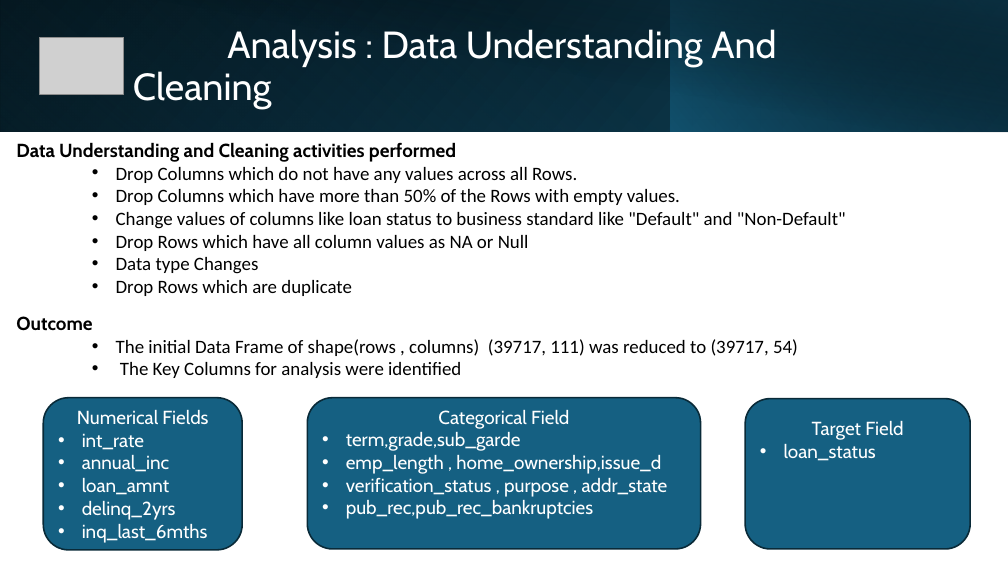
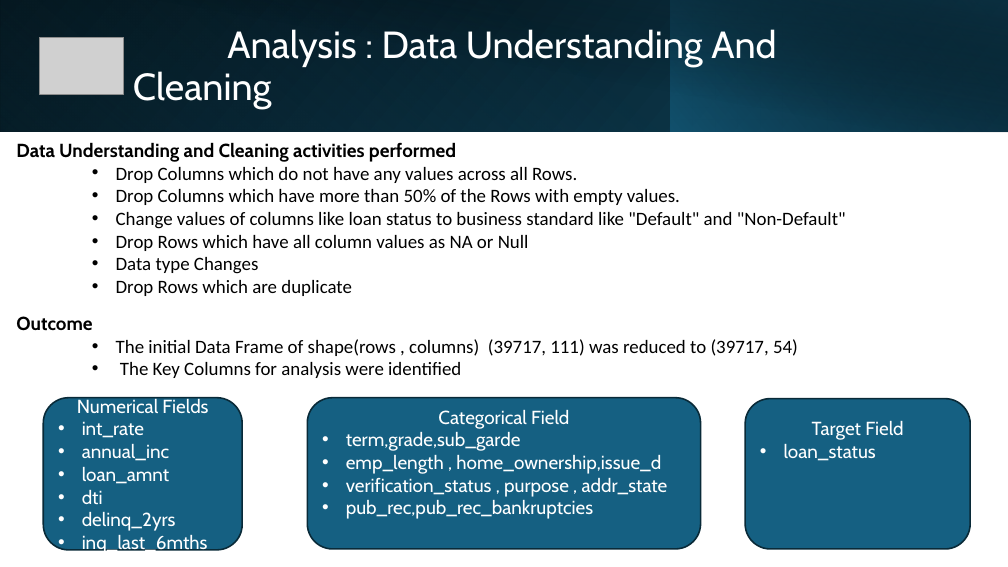
Before and after one commit to pradeephm31/LendingClubCaseStudy, a slide deck: slide 4 of LendingClubCaseStudy.pptx. Drawn at 1008x567 pixels with LibreOffice and Linux fonts; fonts in the diff are those of the drawing; grey boxes stand for pictures. Boxes give left, top, right and bottom in pixels: in the first picture for what was removed or moved away, otherwise in the second. Text is boxed around its words. In the diff, an @@ line names an element or a change of style, - is before the commit and + after.

Commit message:
Attached Column Descriptions for the Columns used in Analysis

```diff
--- a/LendingClubCaseStudy.pptx
+++ b/LendingClubCaseStudy.pptx
@@ text in rounded rectangle at box(82, 490, 103, 505): paragraph added @@
+• dti
```
Also in this commit, not shown: 1 slide added, 2 other files.
